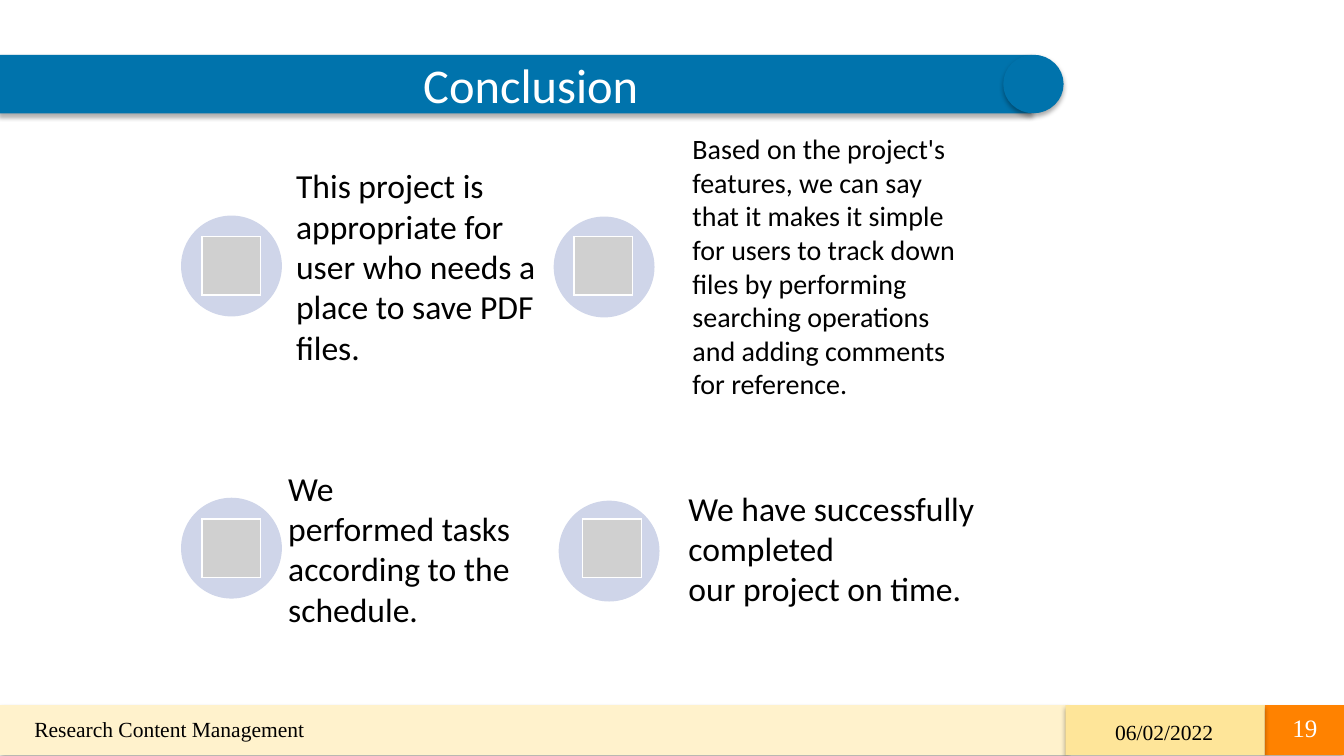
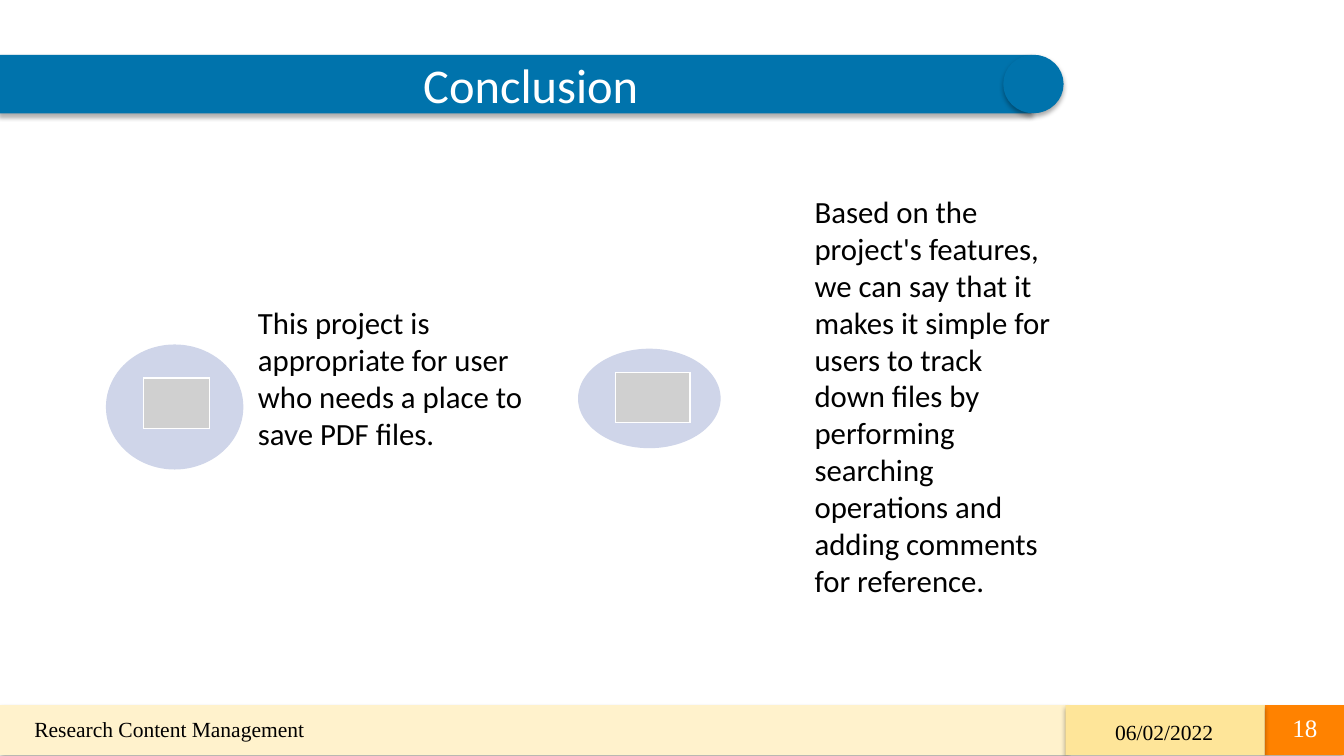
Before and after one commit to 44691-GDP-I-SU22/RCM, a slide deck: slide 18 of GDP-Final-PPT/RCM_Final.pptx (slide 19 before the commit). Drawn at 1344x756 pixels with LibreOffice and Linux fonts; fonts in the diff are those of the drawing; grey boxes stand for pictures. Boxes give left, top, right and bottom in pixels: in the first picture for what was removed or moved away, otherwise in the second. Text is boxed around its words. In the diff, an @@ line names an element or a change of style, - is before the commit and + after.

```diff
--- a/GDP-Final-PPT/RCM_Final.pptx
+++ b/GDP-Final-PPT/RCM_Final.pptx
@@ text "Based on the project's features, ...": place and size @@
-text "Based on the project's features, ..." at [692,139,955,395]
+text "Based on the project's features, ..." at [815,201,1050,593]
@@ text "Based on the project's features, ..." at [815,201,1050,593]: size 20 to 22 pt @@
@@ text "This project is appropriate for ...": place and size @@
-text "This project is appropriate for ..." at [296,174,535,361]
+text "This project is appropriate for ..." at [258,312,522,446]
@@ text "This project is appropriate for ..." at [258,312,522,446]: size 24 to 22 pt @@
@@ ellipse: place and size @@
-ellipse at [181,216,282,317]
+ellipse at [106,345,243,470]
@@ ellipse: place and size @@
-ellipse at [554,217,654,318]
+ellipse at [578,349,720,449]
@@ picture added at [143,378,210,429] @@
@@ picture added at [616,372,690,422] @@
@@ group removed at [181,237,974,623]: 4 pictures, 2 ellipses, 2 texts @@
-We performed tasks according to the schedule.
-We have successfully completed our project on time.
@@ page number at [1292,720,1317,738]: text changed @@
-19
+18
```
Also in this commit, not shown: 7 other slides changed, 1 slide removed.
